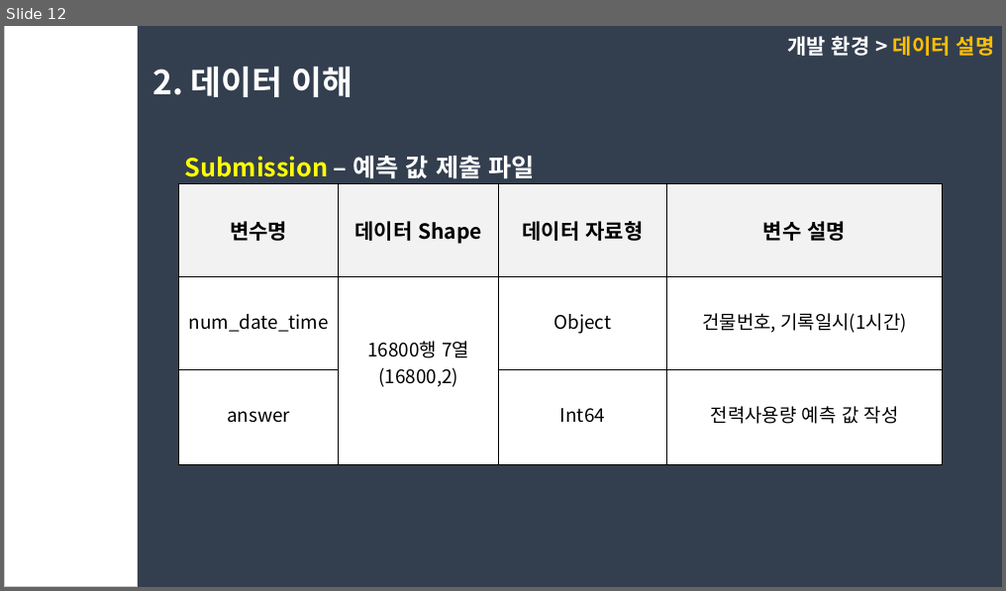
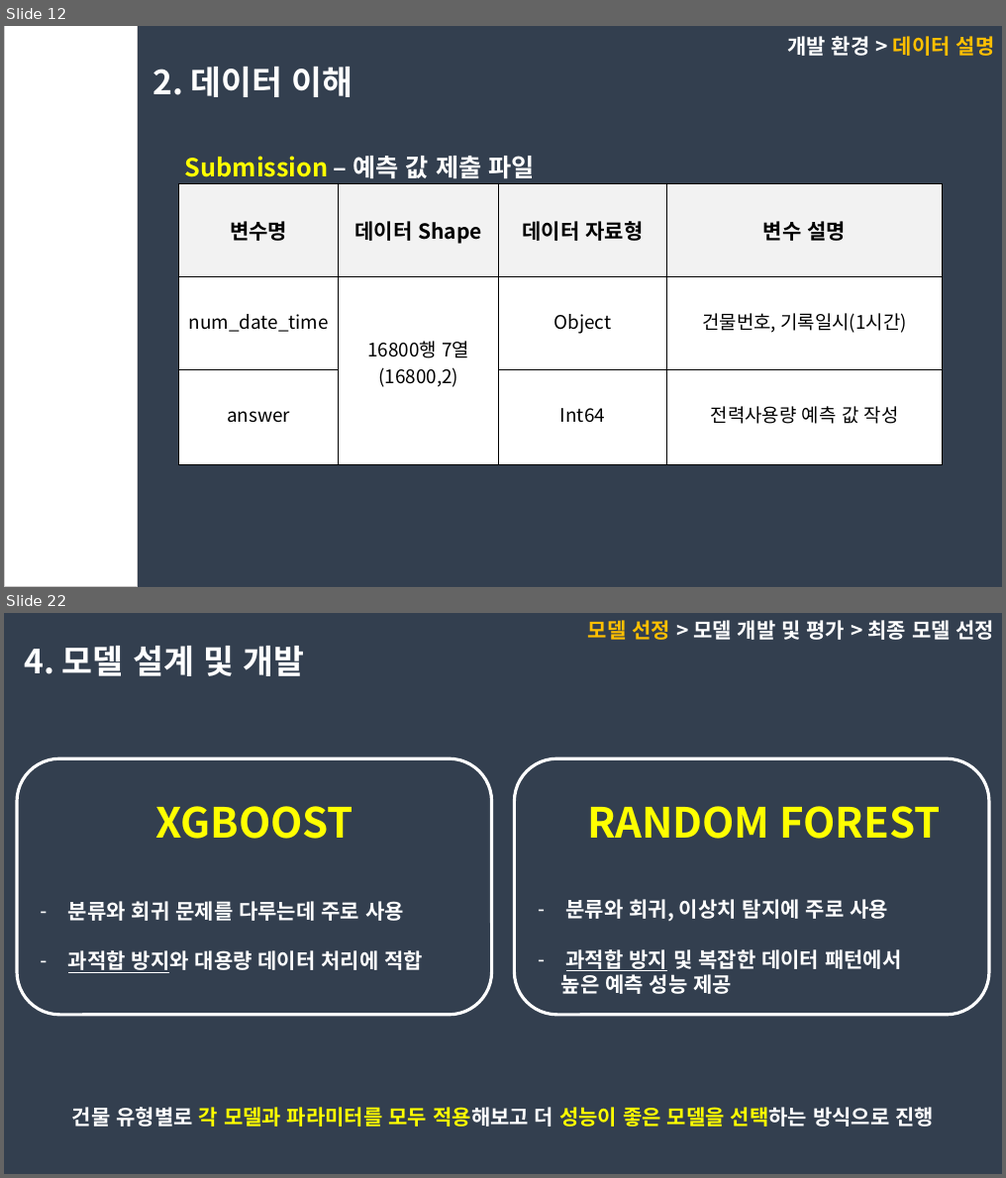
Before and after one commit to dongkieric98/-, a slide deck: electricity.pptx. Shown one above the other, each under a label of ours: slide 12 before the commit, slides 12 and 22 after it; the slides between them are not shown. The pictures are 1006x591 and 1006x1178 pixels, drawn with LibreOffice and Linux fonts; fonts in the diff are those of the drawing. Boxes give left, top, right and bottom in pixels: in the first picture for what was removed or moved away, otherwise in the second. Text is boxed around its words. In the diff, an @@ line names an element or a change of style, - is before the commit and + after.

```diff
--- a/electricity.pptx
+++ b/electricity.pptx
@@ slide 22 added at (x1=4, y1=613, x2=1002, y2=1174), background #333F50 @@
@@ text added at (x1=588, y1=620, x2=995, y2=640), 20 pt, text #FFFFFF, bold @@
+모델 선정 > 모델 개발 및 평가 > 최종 모델 선정
@@ text added at (x1=25, y1=646, x2=305, y2=676), 32 pt, text #FFFFFF, bold @@
+4. 모델 설계 및 개발
@@ rounded rectangle added at (x1=17, y1=759, x2=491, y2=1015), outline #FFFFFF 3 pt @@
@@ rounded rectangle added at (x1=515, y1=759, x2=989, y2=1015), outline #FFFFFF 3 pt @@
@@ text added at (x1=155, y1=806, x2=353, y2=839), 40 pt, text #FFFF00, bold @@
+XGBOOST
@@ text added at (x1=587, y1=806, x2=940, y2=839), 40 pt, text #FFFF00, bold @@
+RANDOM FOREST
@@ text added at (x1=68, y1=901, x2=423, y2=973), 20 pt, text #FFFFFF, bold @@
+– 분류와 회귀 문제를 다루는데 주로 사용
+– 과적합 방지와 대용량 데이터 처리에 적합
@@ text added at (x1=561, y1=899, x2=901, y2=994), 20 pt, text #FFFFFF, bold @@
+– 분류와 회귀, 이상치 탐지에 주로 사용
+– 과적합 방지 및 복잡한 데이터 패턴에서
+높은 예측 성능 제공
@@ text added at (x1=72, y1=1107, x2=934, y2=1127), 20 pt, text #FFFF00, bold @@
+건물 유형별로 각 모델과 파라미터를 모두 적용해보고 더 성능이 좋은 모델을 선택하는 방식으로 진행
```
Also in this commit, not shown: 9 slides changed, 4 other slides added, 6 slides removed, 1 other file.
